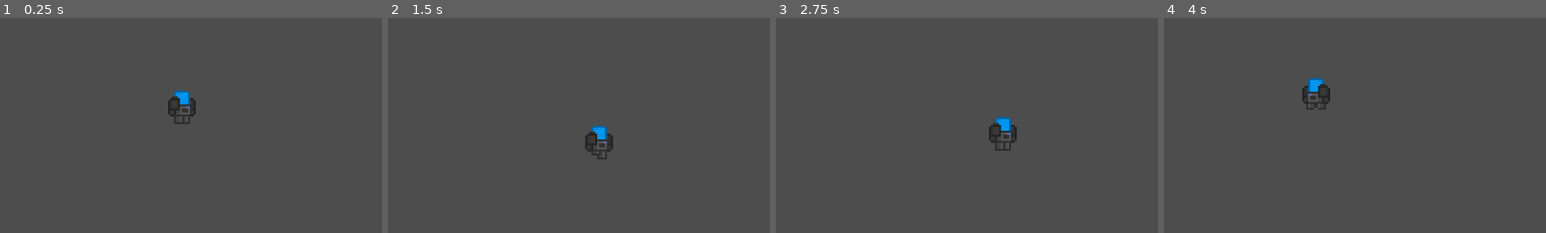
Above: before the commit, frames 1-4 (left to right).
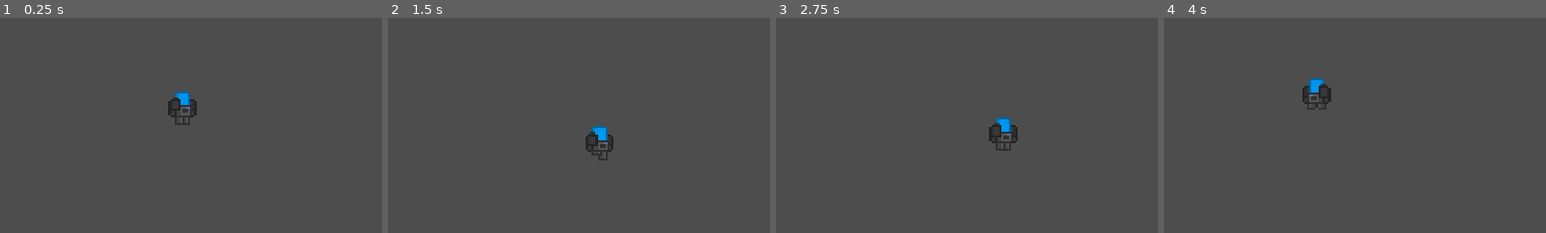
Above: after the commit, the same moments.

Repository: FlexTechDev/TheTitanProject
Game: Godot game, scene res://scenes/testing/playground.tscn
Same seed, same stepped clock (60 frames per second), same inputs: the game is played once before the commit and once after it.
Inputs:
- Up to frame 1 (0.25 s): no input
- Up to frame 2 (1.5 s): tap Enter at 0.5 s; hold D (right) 0.53-1.28 s; tap Space (jump) at 0.77 s; hold S (down) from 1.28 s (still down)
- Up to frame 3 (2.75 s): tap Space (jump) at 1.52 s; release S (down) at 2.03 s; hold D (right) from 2.03 s (still down)
- Up to frame 4 (4 s): release D (right) at 2.78 s; hold W (up) 2.78-3.53 s; tap Space (jump) at 3.02, 3.77 s; hold A (left) from 3.53 s (still down)
The pictures show only the part of the screen within x 26-76%, y 27-77%; the shares and areas given below are measured in that part.
In our replay, the window is 799x449 before the commit and 800x450 after it. These sizes can differ from the game's own. Grey fills any space a smaller window leaves; there, only what the larger window draws over its background counts as a difference.

The runs differ from the first frame. In frame 1, 0.2% of the frame differs, in the area x 44-52%, y 33-50%; in frame 2, 0.1%; in frame 3, less than 0.1%; in frame 4, 0.1%.

Commit message:
weapons init

Diff:
--- a/project.godot
+++ b/project.godot
@@ -14,6 +14,11 @@
 run/main_scene="res://scenes/testing/playground.tscn"
 config/features=PackedStringArray("4.1", "Forward Plus")
 config/icon="res://icon.svg"
+
+[display]
+
+window/stretch/mode="canvas_items"
+window/stretch/aspect="ignore"
 
 [input]
 
--- /dev/null
+++ b/scripts/bullet.gd
@@ -0,0 +1,3 @@
+extends CharacterBody2D
+
+class_name Bullet;
--- /dev/null
+++ b/scripts/resources/AA12_weapon_function.gd
@@ -0,0 +1,13 @@
+extends WeaponFunction
+
+class_name AA12WeaponFunction;
+
+@export var bullet: PackedScene;
+
+func _shoot(weapon_controller: WeaponController) -> void:
+	super._shoot(weapon_controller);
+
+	var bullet_instance: Bullet = bullet.instantiate();
+
+func _reload(weapon_controller: WeaponController) -> void:
+	super._reload(weapon_controller);
--- /dev/null
+++ b/scripts/resources/weapon_function.gd
@@ -0,0 +1,9 @@
+extends Resource
+
+class_name WeaponFunction;
+
+func _shoot(weapon_controller: WeaponController) -> void:
+	pass
+
+func _reload(weapon_controller: WeaponController) -> void:
+	pass
--- /dev/null
+++ b/scripts/weapon_controller.gd
@@ -0,0 +1,13 @@
+extends StaticBody2D
+
+class_name WeaponController;
+
+@export var weapon_function: WeaponFunction;
+@export var chamber_location: Node2D;
+@export var barrel_location: Node2D;
+
+func shoot():
+	weapon_function._shoot(self);
+
+func reload():
+	weapon_function._reload(self);
Binary file added: assets/weapons/AA_12/AA_12AssaultRifle.png
Not shown, added: assets/weapons/AA_12/AA_12AssaultRifle.png.import
Binary file added: assets/weapons/regular_buller.ase
Binary file added: assets/weapons/regular_bullet.png
Not shown, added: assets/weapons/regular_bullet.png.import
